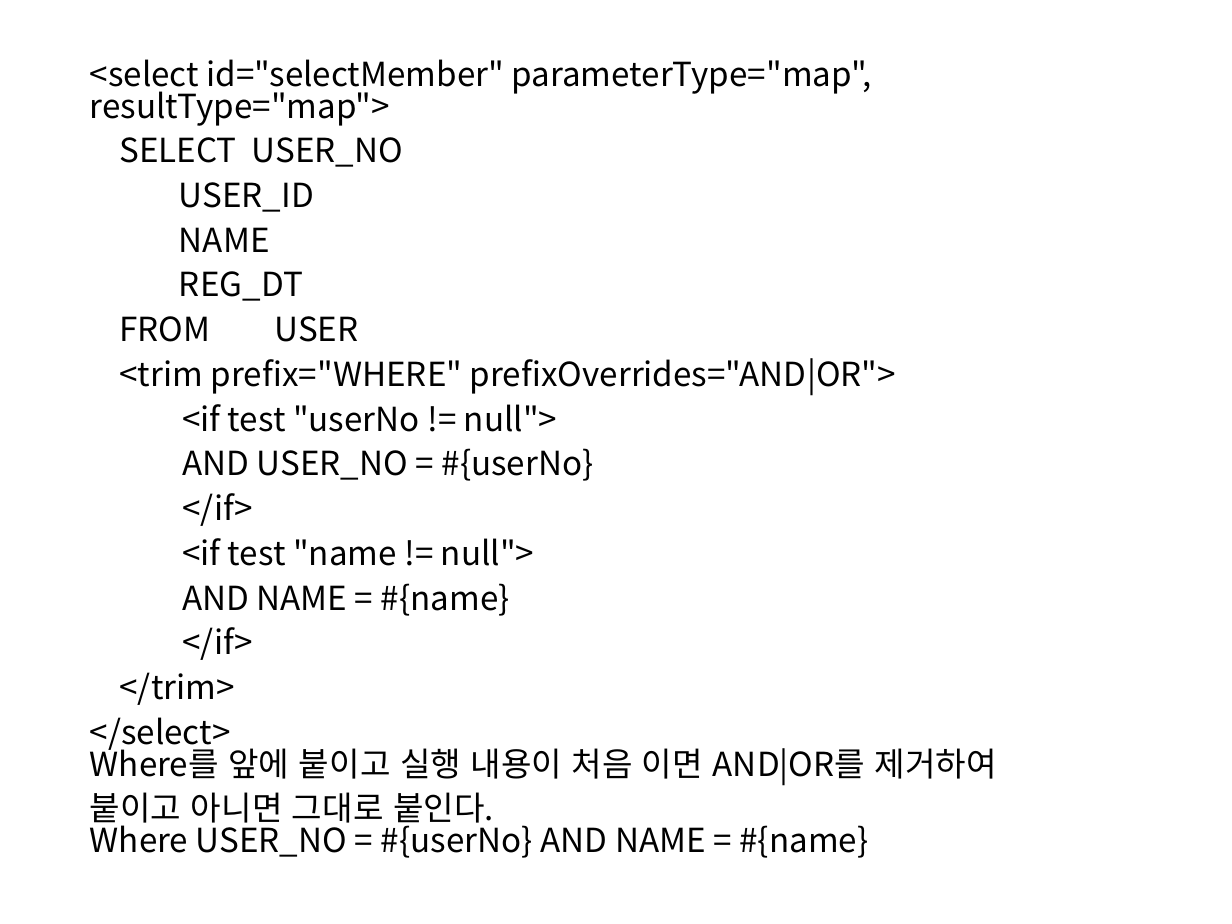
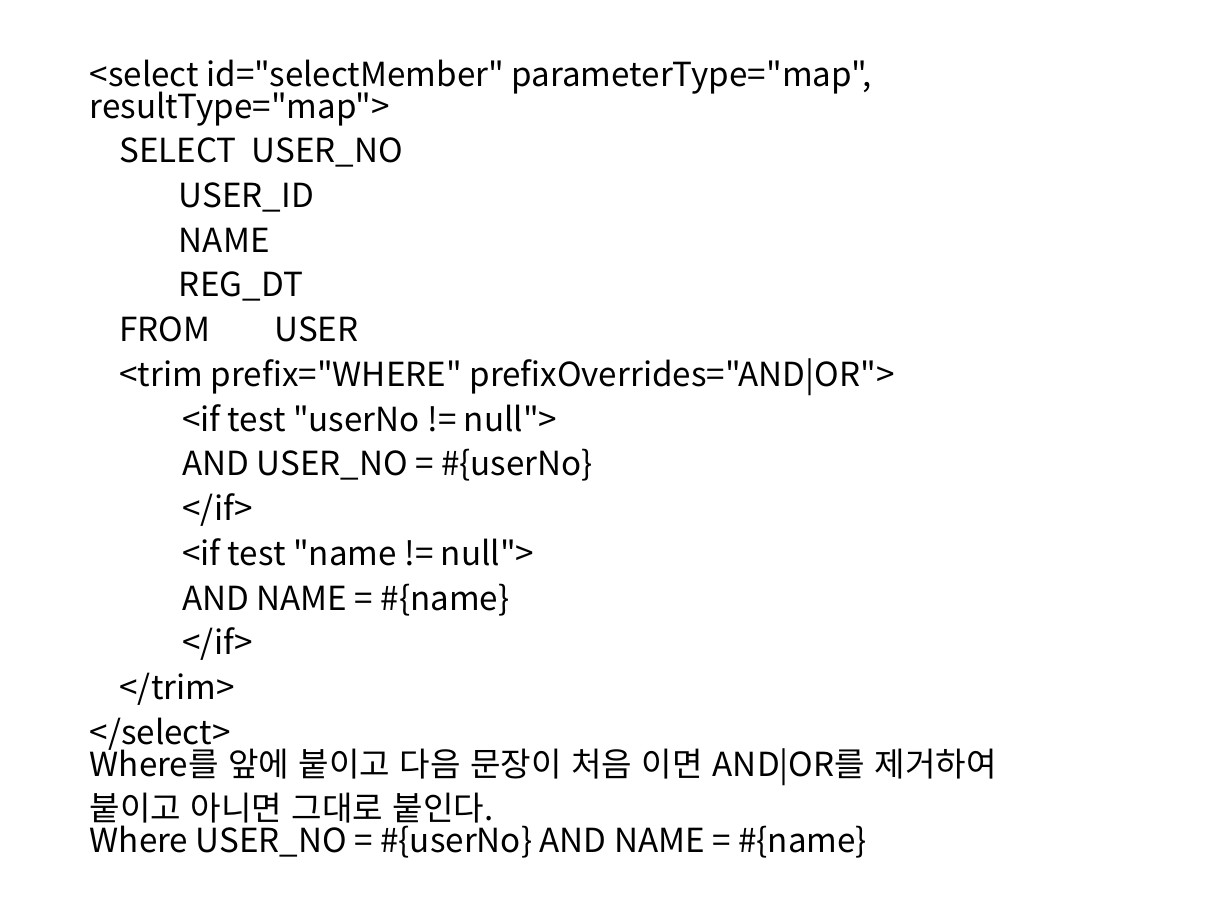
Before and after one commit to itrecipe/Web_Study_ez, a slide deck: slide 125 of spring - 학습자료/PART3.pptx. Drawn at 1232x924 pixels with LibreOffice and Linux fonts; fonts in the diff are those of the drawing. Boxes give left, top, right and bottom in pixels: in the first picture for what was removed or moved away, otherwise in the second. Text is boxed around its words. In the diff, an @@ line names an element or a change of style, - is before the commit and + after.

```diff
--- a/spring - 학습자료/PART3.pptx
+++ b/spring - 학습자료/PART3.pptx
@@ text at (x1=90, y1=717, x2=997, y2=785): text changed @@
-</select>
-Where를 앞에 붙이고 실행 내용이 처음 이면 AND|OR를 제거하여
+</select>
+Where를 앞에 붙이고 다음 문장이 처음 이면 AND|OR를 제거하여
```
Also in this commit, not shown: 7 other slides changed.
